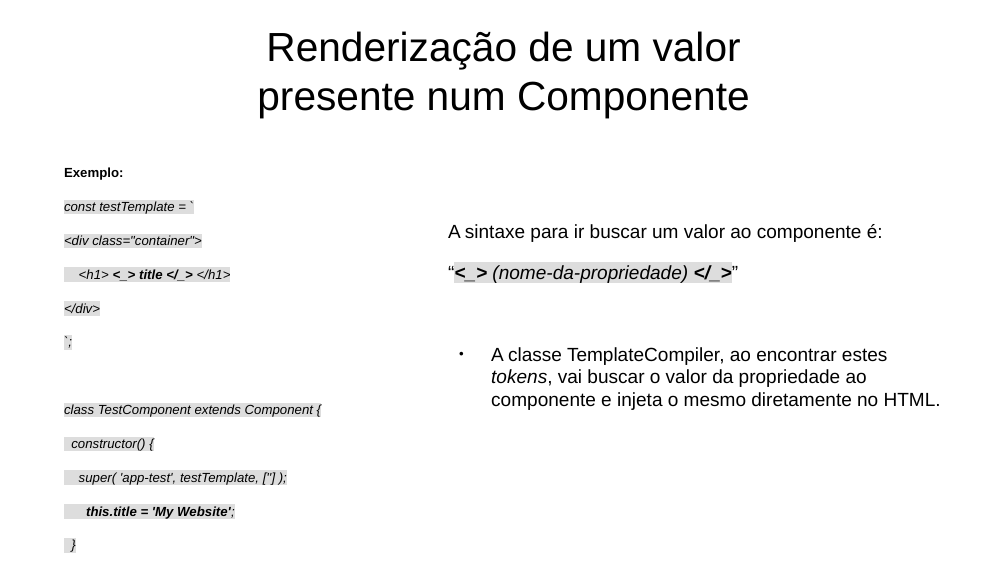
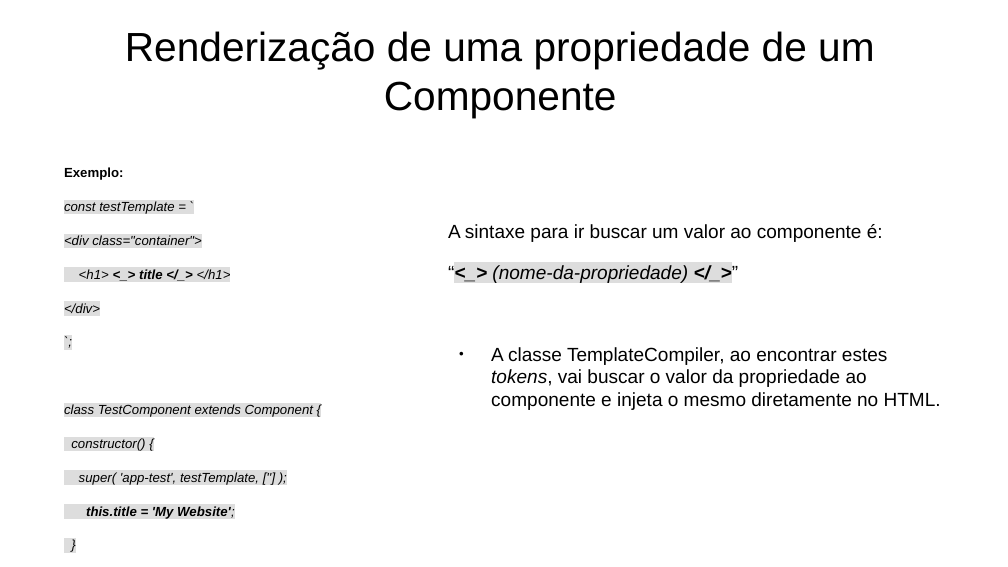
Before and after one commit to joao-neves95/js.web.components, a slide deck: slide 13 of ____docs/js.web.components_presentation_pt.odp. Drawn at 1008x567 pixels with LibreOffice and Linux fonts; fonts in the diff are those of the drawing. Boxes give left, top, right and bottom in pixels: in the first picture for what was removed or moved away, otherwise in the second. Text is boxed around its words. In the diff, an @@ line names an element or a change of style, - is before the commit and + after.

```diff
--- a/____docs/js.web.components_presentation_pt.odp
+++ b/____docs/js.web.components_presentation_pt.odp
@@ title at (125, 31, 874, 118): text changed @@
-Renderização de um valor
-presente num Componente
+Renderização de uma propriedade de um Componente
```
Also in this commit, not shown: 5 other slides changed, 1 other file.
